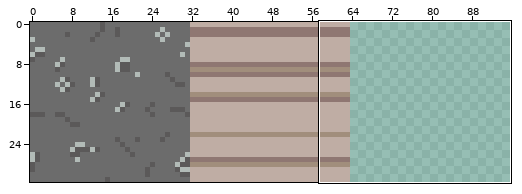
Two states of a pixel-art file, src/floor.aseprite. Above, an overview of the earlier version with the close-up marked.
Close-up. Before the edit:
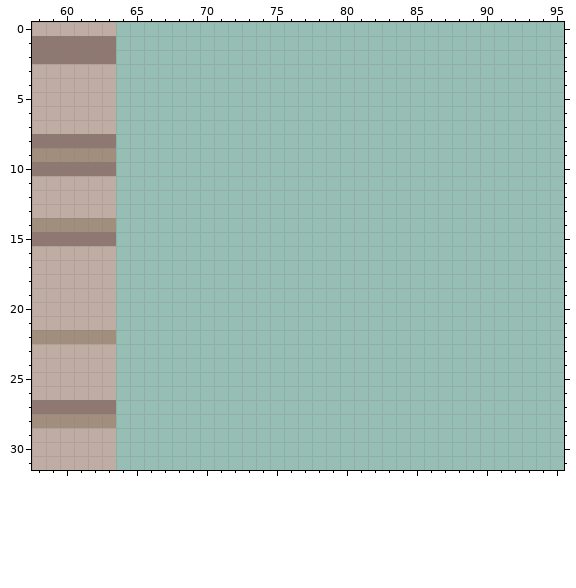
256x64 pixels, 1 frame. Colours within 5 levels of each other are drawn and written as one. Shown: x 58..95, y 0..31. The old version is drawn lined up with the new one, on the new canvas.
The result:
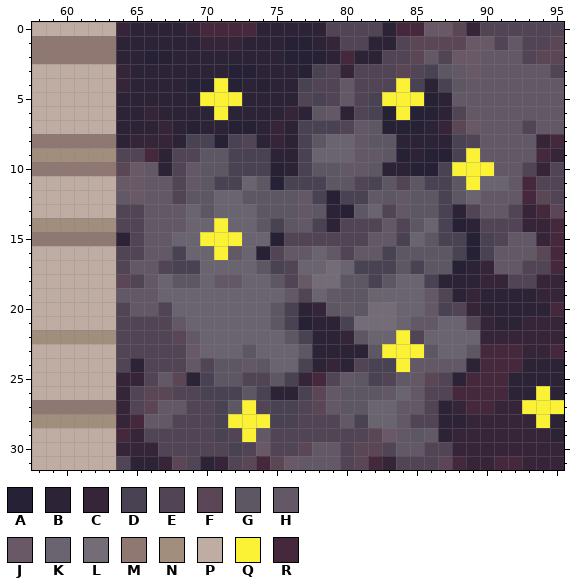
Palette (. is transparent): A #262135  B #2d2337  C #362539  D #484252  E #514454  F #5b4656  G #5d5764  H #635866  J #695967  K #6a6470  L #746d78  M #8f7772  N #a18e7c  P #bfada4  Q #fbf236  R #45283c
The edit:
canvas 256x64 -> 96x32, the old top-left corner now at 0,-32 (the part of the old canvas that was cut away was empty and is not shown)
y 0: x 64..95 ................................ -> CBBBBCRRRRBBBBBEEEEBRRJJFCEEEEEE
y 1: x 64..95 ................................ -> BBBBBBCCCBBBAABCEEBBEFFFFJJEHEEF
y 2: x 64..95 ................................ -> BBAABBBBBBBBAAABRBBEEFHEJJHHHEFF
y 3: x 64..95 ................................ -> CBBBBBBBAABBBADECEEEFEDGHJHHHHHE
y 4: x 64..95 ................................ -> CBBBBAAQABABBDEEHEEEQDBDGHHHHHHH
y 5: x 64..95 ................................ -> BBBBBBQQQBBBBEDEHEDQQQABHHHHHHHH
y 6: x 64..95 ................................ -> BBCBBBBQBBBBCBGHBEDAQAABEHHHHHHH
y 7: x 64..95 ................................ -> BBBCBABBAABCBDDDEHGAAABCFJHHHEHH
y 8: x 64..95 ................................ -> BCCCBDDADEBCBDGKKHGGBBBBDEHHHHCR
y 9: x 64..95 ................................ -> EERBEEGGDDDBBDKKKHHGABAADQHHHHRC
y 10: x 64..95 ................................ -> FJHBEHGGDDDABDGGHHGBBAADQQQHHECE
y 11: x 64..95 ................................ -> JJHHEHGDDKGADDDGGEDGEGDDGQKKHREE
y 12: x 64..95 ................................ -> HJHHEGGKKGGGGHDADDHGHGGDGKHHHRFE
y 13: x 64..95 ................................ -> EEHHHKGKKKGGGHGBAGKEHGGDBEHHECRF
y 14: x 64..95 ................................ -> EEHHHKKQKKGDGHDBEEEHEGKDABEEECCR
y 15: x 64..95 ................................ -> BEHHKKQQQKKAEEEEEEHHDKGDDADEHHCR
y 16: x 64..95 ................................ -> EEHHDKKQHKAEHHKHEHHDGGGGDADHHHFR
y 17: x 64..95 ................................ -> EHHEDDKKKKGDEKKLKDDDGDGGABCHHEER
y 18: x 64..95 ................................ -> FEHKGGKHHKKGEJLLGGDGKKDBBBCCEECC
y 19: x 64..95 ................................ -> HHHKKKKKKKKKHEKHGGKKKKHEBCBBBBCC
y 20: x 64..95 ................................ -> EHHEKKKKKKKGDBCGHGLLKKHDECBBBBBR
y 21: x 64..95 ................................ -> EEEEHKKKKKKGDABBDLLLKHHKKECBBCCC
y 22: x 64..95 ................................ -> EEEEFHKKKKKKGDBBCGKKQEKKKKCCCCCC
y 23: x 64..95 ................................ -> EEEEEJKKKGKKKGBBBBGQQQGKKGRRRCCR
y 24: x 64..95 ................................ -> EBEEEHEGGHGKKDBCBEDDQHHHHBRRRBBB
y 25: x 64..95 ................................ -> CCEHFBDGGEEGDCREHGDEHHFEBRRRBBBB
y 26: x 64..95 ................................ -> CEFFEEDDDGDBBDFHGGGHKHEERRRRBBQB
y 27: x 64..95 ................................ -> CEFHHEEDGQEDDEFHGGKKHHEBCRRCCQQQ
y 28: x 64..95 ................................ -> CRHHEEEDQQQDDEEEHDKKHEEBBCCCCCQB
y 29: x 64..95 ................................ -> RCEEEEEDEQHEEEEEEEFJHGHBCCCCCCCB
y 30: x 64..95 ................................ -> CCCEEEEEDEJEEFHHEFFEHHEECCCCCCCC
y 31: x 64..95 ................................ -> EBBCFEBCEFRFJHHHEFRCEEEFRCCRRCCC
Pixel boxes of the changes (left, top, right, bottom) in both close-ups:
added: (116, 22, 564, 470)
